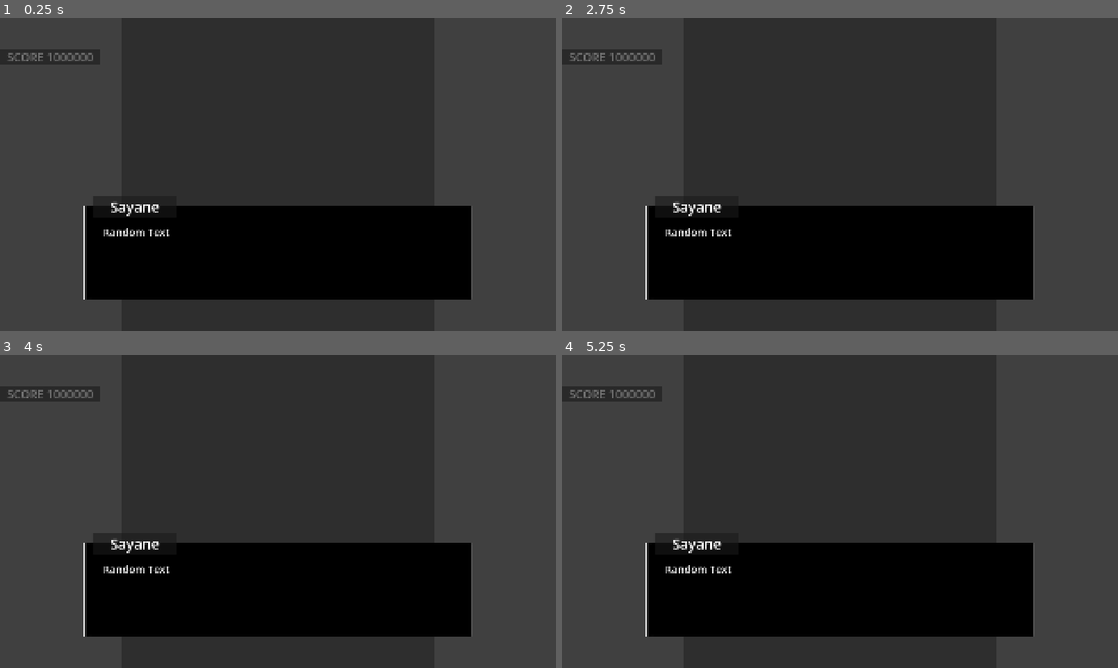
Above: before the commit, frames 1-4 (two rows, left to right).
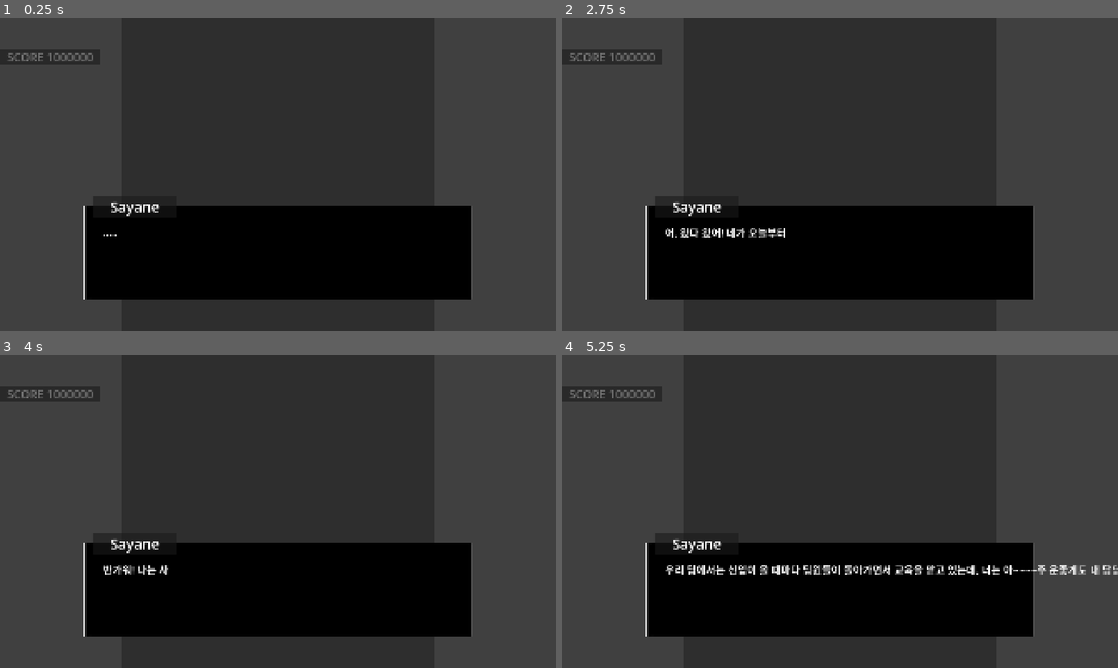
Above: after the commit, the same moments.

Repository: junu192857/Vexatonic-dash-2
Game: Godot game, scene res://Scenes/TutorialScene.tscn
Same seed, same stepped clock (60 frames per second), same inputs: the game is played once before the commit and once after it. This scene is started directly instead of the project's main scene.
Inputs (mouse positions are in pixels of both pictures, inside the frame that each line leads up to):
- Up to frame 1 (0.25 s): no input
- Up to frame 2 (2.75 s): tap Enter at 0.5, 0.6, 2 s; move the mouse to (962, 158) at 0.52 s; hold Right 0.53-1.25 s; click (962, 158) at 0.67 s; tap Space at 1.25 s; drag from (728, 190) to (812, 237) at 1.27 s; move the mouse to (895, 105) at 2.02 s; hold Right from 2.03 s (still down); tap Delete at 2.1 s; click (895, 105) at 2.17 s
- Up to frame 3 (4 s): release Right at 2.75 s; drag from (250, 574) to (111, 464) at 2.77 s; tap Space at 3.5 s; move the mouse to (444, 558) at 3.52 s; hold Left from 3.53 s (still down); tap Shift at 3.6 s; click (444, 558) at 3.67 s
- Up to frame 4 (5.25 s): release Left at 4.25 s; drag from (673, 464) to (756, 433) at 4.27 s; move the mouse to (867, 511) at 5.02 s; hold Down from 5.03 s (still down); tap J at 5.1 s; click (867, 511) at 5.17 s

The runs differ from the first frame. In frame 1, 0.2% of the frame differs, in the area x 18-31%, y 67-70%; in frame 2, 0.4%; in frame 3, 0.3%; in frame 4, 1.5%, in the area x 18-100%, y 67-71%.

Commit message:
TutorialManager 수정

Diff:
--- a/vexatonic-dash-2/Scripts/Tutorial/TutorialManager.gd
+++ b/vexatonic-dash-2/Scripts/Tutorial/TutorialManager.gd
@@ -6,27 +6,52 @@
 @export var tutorial_speaker: Label
 
 var script_tween
+var script_lines: Array[String] = []
+var current_line: int = 0
+var is_typing: bool = false
 
-var script_printed: bool
+const SCRIPT_PATH = "res://Scripts/Tutorial/script.txt"
+const CHARS_PER_SECOND = 30.0
 
-# Called when the node enters the scene tree for the first time.
 func _ready() -> void:
-	script_printed = false
+	_load_script()
+	tutorialHolder.visible = true
+	InputManager.mouse_left_pressed.connect(_on_click)
+	_show_line(current_line)
 
+func _load_script():
+	var file = FileAccess.open(SCRIPT_PATH, FileAccess.READ)
+	if file == null:
+		return
+	while not file.eof_reached():
+		var line = file.get_line()
+		if not line.is_empty():
+			script_lines.append(line)
 
-# Called every frame. 'delta' is the elapsed time since the previous frame.
-func _process(delta: float) -> void:
-	pass
+func _show_line(index: int):
+	if index >= script_lines.size():
+		tutorialHolder.visible = false
+		return
+	var line = script_lines[index]
+	is_typing = true
+	typewrite(tutorial_script, line, line.length() / CHARS_PER_SECOND)
+	script_tween.tween_callback(func(): is_typing = false)
 
+func _on_click():
+	if is_typing:
+		force_typewrite(tutorial_script)
+		is_typing = false
+	else:
+		current_line += 1
+		_show_line(current_line)
 
 func typewrite(label: Label, text: String, duration: float = 1.0):
 	label.text = text
 	label.visible_characters = 0
-
 	script_tween = create_tween()
 	script_tween.tween_property(label, "visible_characters", text.length(), duration)
 
-func force_typerwite(label: Label):
+func force_typewrite(label: Label):
 	if script_tween and script_tween.is_valid():
 		script_tween.kill()
 	label.visible_characters = -1
